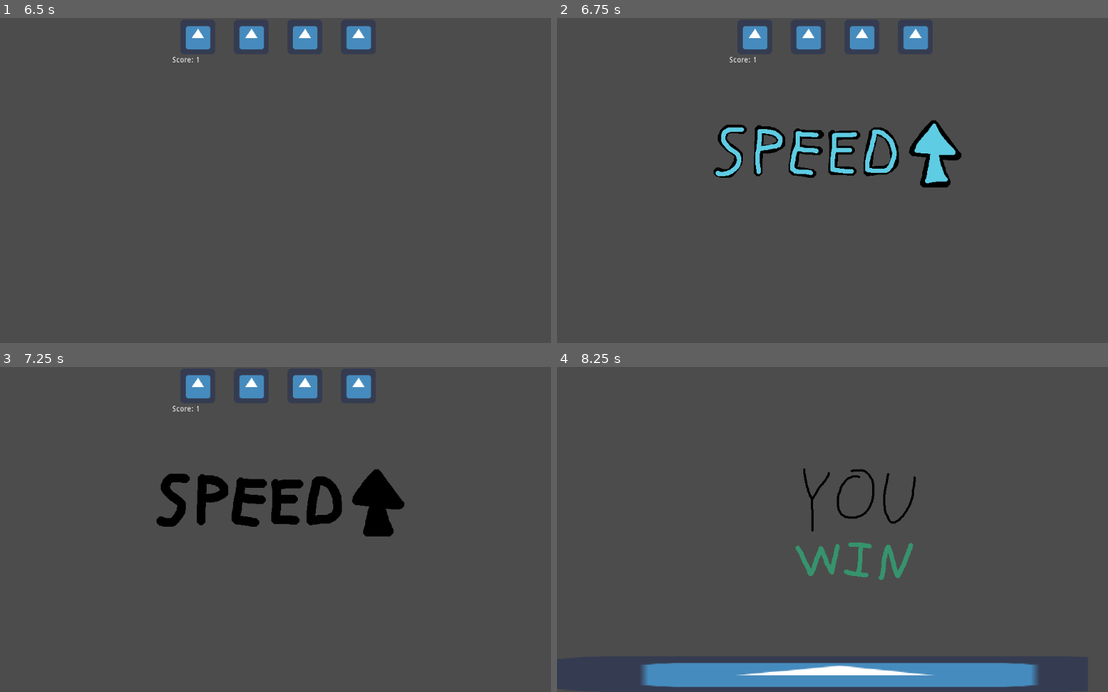
Above: before the commit, frames 1-4 (two rows, left to right).
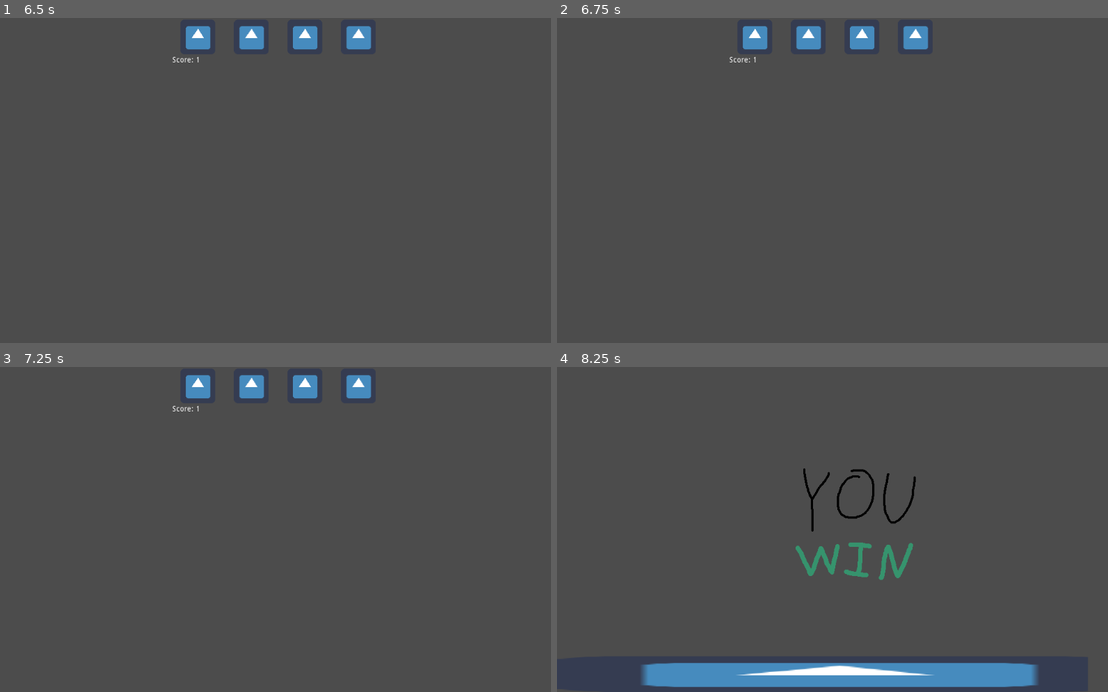
Above: after the commit, the same moments.

Repository: NEW-CYLANDIA/little-warioware
Game: Godot game, scene res://src/menus/menu.tscn
Same seed, same stepped clock (60 frames per second), same inputs: the game is played once before the commit and once after it. The engine's default icon, where the game draws it, is replaced by a stand-in: a white triangle on a blue panel in a dark square. Sound files missing from this copy of the repository are replaced by a short silence.
Inputs:
- Up to frame 1 (6.5 s): click "Play" at 0.5 s; tap Enter at 1.25 s; hold Z (mg_action) 1.28-2.03 s; tap Space at 2 s; tap Z (mg_action) at 2.1, 3.6, 5.1 s; hold Z (mg_action) 2.78-3.53 s; hold Z (mg_action) 4.28-5.03 s; hold Z (mg_action) from 5.78 s (still down)
- Up to frame 2 (6.75 s): tap Enter at 6.5 s; release Z (mg_action) at 6.53 s; tap Z (mg_action) at 6.6 s
- Up to frame 3 (7.25 s): no input
- Up to frame 4 (8.25 s): hold Z (mg_action) 7.28-8.03 s; tap Space at 8 s; tap Z (mg_action) at 8.1 s

Frame 1 is identical in both runs. In frame 2, 3.6% of the frame differs, in the area x 28-74%, y 31-53%; in frame 3, 3.6%; in frame 4, nothing differs.

Commit message:
Finish fixing up the main loop

Diff:
--- a/src/core/global.gd
+++ b/src/core/global.gd
@@ -10,7 +10,7 @@
 
 var modes : Dictionary
 
-var current_session : Session
+var current_session : Session = null
 
 
 func _ready() -> void:
@@ -20,11 +20,12 @@
 			modes[mode.name] = mode
 
 
-func start_new_session(mode_name : String):
+func start_new_session(mode_name : String) -> void:
 	current_session = Session.new(mode_name)
-
-	return current_session
+	get_tree().change_scene(Global.play_scene)
 
 
-func end_session() -> void:
-	current_session.queue_free()
+func end_current_session() -> void:
+	current_session.end_session()
+	current_session = null
+	get_tree().change_scene(Global.menu_scene)
--- a/src/menus/menu.gd
+++ b/src/menus/menu.gd
@@ -14,7 +14,6 @@
 
 func on_Button_pressed(mode_name : String) -> void:
 	Global.start_new_session(mode_name)
-	get_tree().change_scene(Global.play_scene)
 
 
 func update_high_score_text() -> void:
--- a/src/microgames/microgame.gd
+++ b/src/microgames/microgame.gd
@@ -36,10 +36,6 @@
 
 
 func _ready() -> void:
-	# if playing microgame in isolation, create a temporary session
-	if !session:
-		session = Global.start_new_session("debug") # TODO: Move this
-
 	# set default success state
 	is_success = win_by_default
 
--- a/src/play_session/intermission.gd
+++ b/src/play_session/intermission.gd
@@ -4,7 +4,6 @@
 # and increases in speed/difficulty
 
 
-signal increment_modifier(type)
 signal intermission_done()
 
 onready var timer : Timer = $Timer as Timer
@@ -14,22 +13,18 @@
 onready var sfx_failure : AudioStreamPlayer2D = $FailureSFX as AudioStreamPlayer2D
 onready var sfx_start : AudioStreamPlayer2D = $StartSFX as AudioStreamPlayer2D
 
-var session : Session
 var last_success : bool
 
 
-func configure(current_session : Session, last_was_success : bool) -> void:
-	session = current_session
+func configure(last_was_success : bool) -> void:
 	last_success = last_was_success
 
 
 func _ready() -> void:
-#	connect("increment_modifier", session, "increment_modifier")
-
-	score_display.text = "Score: %d" % session.score
+	score_display.text = "Score: %d" % Global.current_session.score
 
 	# TODO: move into Session
-	if session.lives <= 0:
+	if Global.current_session.lives <= 0:
 		Engine.time_scale = 1
 		timer.wait_time = 5
 		($GameOver as CanvasItem).visible = true
@@ -37,12 +32,12 @@
 		sfx_failure.play()
 		return
 
-	sfx_success.pitch_scale = session.speed
-	sfx_failure.pitch_scale = session.speed
-	sfx_start.pitch_scale = session.speed
+	sfx_success.pitch_scale = Global.current_session.speed
+	sfx_failure.pitch_scale = Global.current_session.speed
+	sfx_start.pitch_scale = Global.current_session.speed
 
 	# Launch the first game of the session if needed.
-	if session.score <= 0:
+	if Global.current_session.score <= 0:
 		start_timer()
 		return
 
@@ -50,20 +45,19 @@
 
 
 func start_timer() -> void:
-	if session.lives <= 0:
+	if Global.current_session.lives <= 0:
 		return
 
 	sfx_start.play()
 	timer.start()
 
-	# TODO: move into Session
-	if session.score > 0:
-		if session.score % session.level_up_interval == 0:
+	if Global.current_session.score > 0:
+		if Global.current_session.score % Global.current_session.level_up_interval == 0:
 			show_modifier_update("level_up")
-			emit_signal("increment_modifier", "level_up")
-		elif session.score % session.speed_up_interval == 0:
+			Global.current_session.increment_modifier("level_up")
+		elif Global.current_session.score % Global.current_session.speed_up_interval == 0:
 			show_modifier_update("speed_up")
-			emit_signal("increment_modifier", "speed_up")
+			Global.current_session.increment_modifier("speed_up")
 
 
 func on_Timer_timeout() -> void:
--- a/src/play_session/session.gd
+++ b/src/play_session/session.gd
@@ -1,8 +1,6 @@
 extends Node
 # A new Session is created upon starting a "round" of play
 # Contains logic for tracking lives, score, etc
-
-var session : Session = Session.new("debug")
 
 # An array of microgames to use this session
 var microgame_scenes : Array = []
@@ -29,15 +27,15 @@
 
 func play_intermission(last_was_success : bool = false) -> void:
 	var intermission : Node = intermission_scene.instance()
-	intermission.configure(session, last_was_success)
+	intermission.configure(last_was_success)
 	add_child(intermission)
 	yield(intermission, "intermission_done")
 	remove_child(intermission)
-	if session.lives > 0:
+	if Global.current_session.lives > 0:
 		play_microgame()
 	else:
-		session.end_session()
-		get_tree().change_scene(Global.menu_scene)
+		Global.end_current_session()
+
 
 func play_microgame() -> void:
 	var microgame : Node = get_random_microgame().instance()
@@ -47,9 +45,9 @@
 	var is_success : bool = yield(microgame, "microgame_done")
 
 	# always increase "score" count, even if failed
-	session.score += 1
+	Global.current_session.score += 1
 	if !is_success:
-		session.lives -= 1
+		Global.current_session.lives -= 1
 
 	remove_child(microgame)
 	play_intermission(is_success)
@@ -67,4 +65,4 @@
 	# set any microgame audio to pitch up along with session speed
 	for audio_player in audio_nodes + audio_nodes_2d + audio_nodes_3d:
 		audio_player.bus = "Session"
-		audio_player.pitch_scale = session.speed
+		audio_player.pitch_scale = Global.current_session.speed
